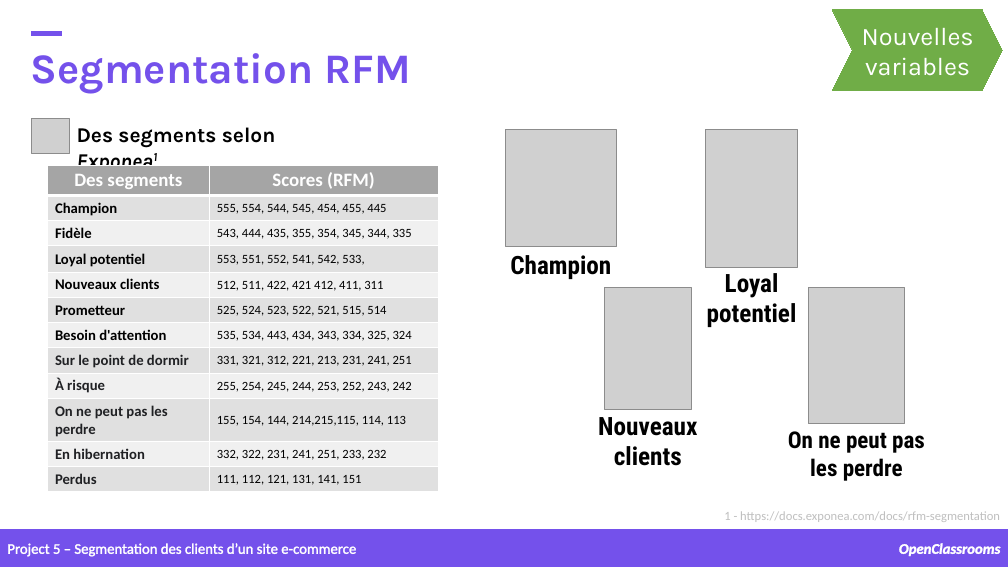
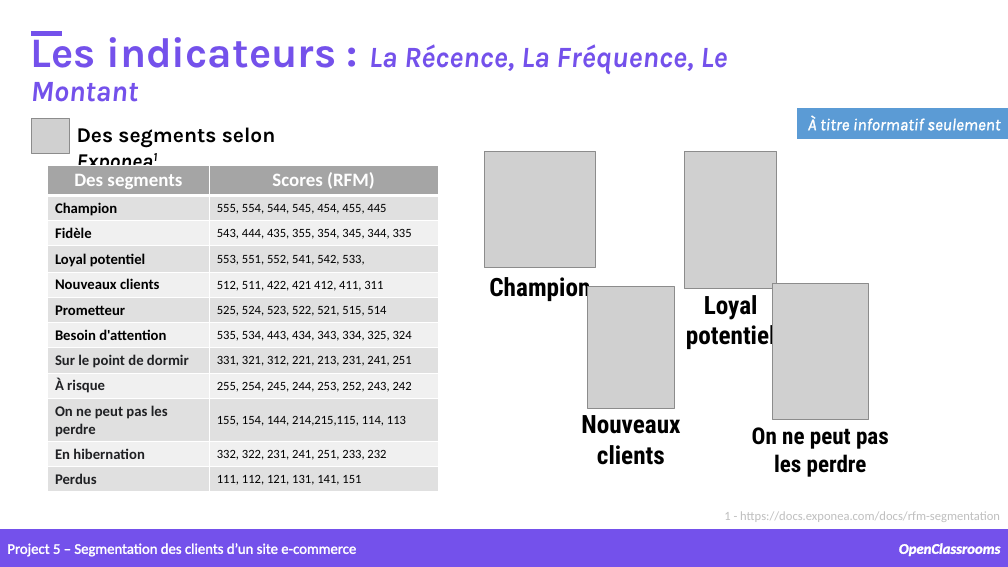
Before and after one commit to samirhinojosa/OC-P5-segment-customers-of-website, a slide deck: slide 18 of supports/P5_presentation_final.pptx. Drawn at 1008x567 pixels with LibreOffice and Linux fonts; fonts in the diff are those of the drawing; grey boxes stand for pictures; background and template pictures are left out. Boxes give left, top, right and bottom in pixels: in the first picture for what was removed or moved away, otherwise in the second. Text is boxed around its words. In the diff, an @@ line names an element or a change of style, - is before the commit and + after.

```diff
--- a/supports/P5_presentation_final.pptx
+++ b/supports/P5_presentation_final.pptx
@@ freeform shape removed at [833,10,1003,90] @@
@@ text removed at [862,28,974,76] @@
-Nouvelles variables
@@ text at [31,31,727,102]: text changed; size 40 to 28 pt; italic on @@
-Segmentation RFM
+Les indicateurs : La Récence, La Fréquence, Le Montant
@@ rectangle added at [798,109,1008,138], fill #5B9BD5, outline #5B9BD5 1 pt @@
@@ text added at [808,115,1000,131], 16 pt, text #FFFFFF, italic @@
+À titre informatif seulement
@@ picture: place and size @@
-picture at [605,288,691,410]
+picture at [588,287,674,408]
@@ 2 pictures, 2 texts: place and size @@
-2 pictures, 2 texts at [506,129,797,327]
+2 pictures, 2 texts at [485,151,777,350]
@@ picture: place and size @@
-picture at [808,288,904,424]
+picture at [772,284,868,420]
@@ text "Nouveaux clients": place and size @@
-text "Nouveaux clients" at [598,417,697,466]
+text "Nouveaux clients" at [581,415,680,465]
@@ text "On ne peut pas les ...": place and size @@
-text "On ne peut pas les ..." at [788,431,925,481]
+text "On ne peut pas les ..." at [752,427,889,477]
```
Also in this commit, not shown: 8 other slides changed.
